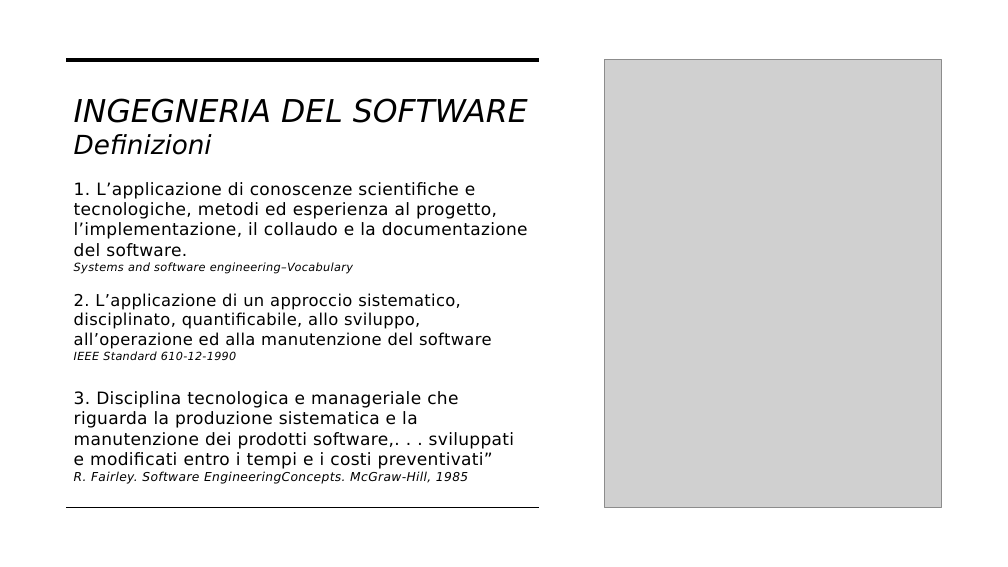
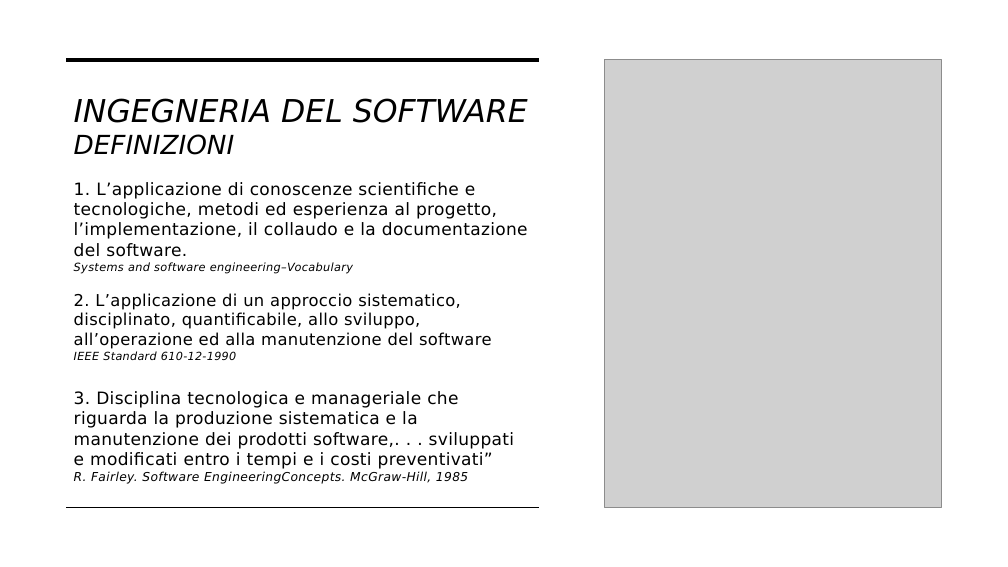
Before and after one commit to ViniciusJMoreira/corso-ifts, a slide deck: slide 3 of IFTS_Fondamenti_di_Programmazione_e_ingegnieria_del_software.pptx. Drawn at 1008x567 pixels with LibreOffice and Linux fonts; fonts in the diff are those of the drawing; grey boxes stand for pictures. Boxes give left, top, right and bottom in pixels: in the first picture for what was removed or moved away, otherwise in the second. Text is boxed around its words. In the diff, an @@ line names an element or a change of style, - is before the commit and + after.

```diff
--- a/IFTS_Fondamenti_di_Programmazione_e_ingegnieria_del_software.pptx
+++ b/IFTS_Fondamenti_di_Programmazione_e_ingegnieria_del_software.pptx
@@ subtitle at (74, 98, 528, 155): text changed @@
-INGEGNERIA DEL SOFTWARE
-Definizioni
+INGEGNERIA DEL SOFTWARE
+DEFINIZIONI
```
Also in this commit, not shown: 33 other slides changed, 19 slides added, 11 other files.
